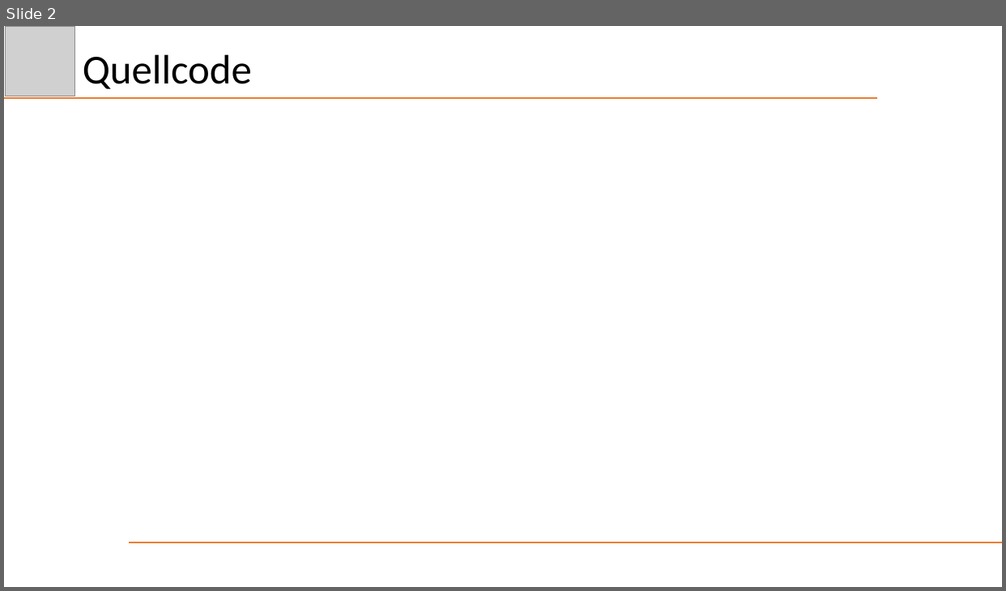
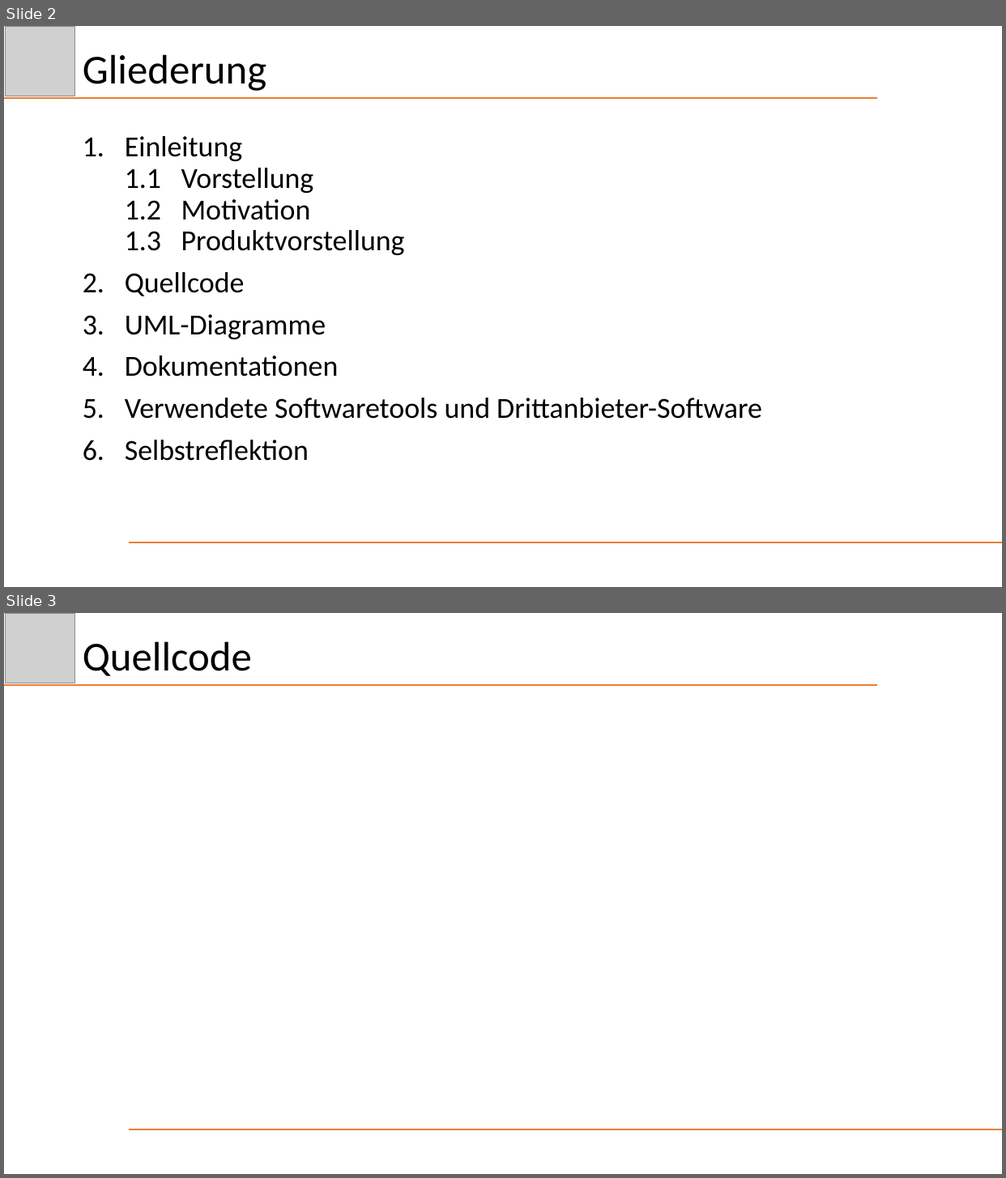
Before and after one commit to Schnitzel128/sejava, a slide deck: Präsentation/DezHex.pptx. Shown one above the other, each under a label of ours: slide 2 before the commit, slides 2 and 3 after it. The pictures are 1006x591 and 1006x1178 pixels, drawn with LibreOffice and Linux fonts; fonts in the diff are those of the drawing; grey boxes stand for pictures. Boxes give left, top, right and bottom in pixels: in the first picture for what was removed or moved away, otherwise in the second. Text is boxed around its words. In the diff, an @@ line names an element or a change of style, - is before the commit and + after.

Commit message:
Update Praesi_Gliederung

```diff
--- a/Präsentation/DezHex.pptx
+++ b/Präsentation/DezHex.pptx
@@ slide 2 added at box(4, 26, 1002, 587), background #FFFFFF @@
@@ picture added at box(6, 26, 75, 96) @@
@@ title added at box(83, 54, 266, 91), 39.6 pt, text #000000 @@
+Gliederung
@@ line added from (4, 98) to (878, 98), #ED7D31 1.5 pt @@
@@ text added at box(125, 136, 762, 461), 28 pt, text #000000 @@
+1. Einleitung
+   1.1 Vorstellung
+   1.2 Motivation
+   1.3 Produktvorstellung
+2. Quellcode
+3. UML-Diagramme
+4. Dokumentationen
+5. Verwendete Softwaretools und Drittanbieter-Software
+6. Selbstreflektion
@@ line added from (129, 543) to (1002, 543), #ED7D31 1.5 pt @@
@@ what was slide 2 is now slide 3 @@
```
Also in this commit, not shown: 1 slide changed, 2 other slides added, 1 slide removed.
